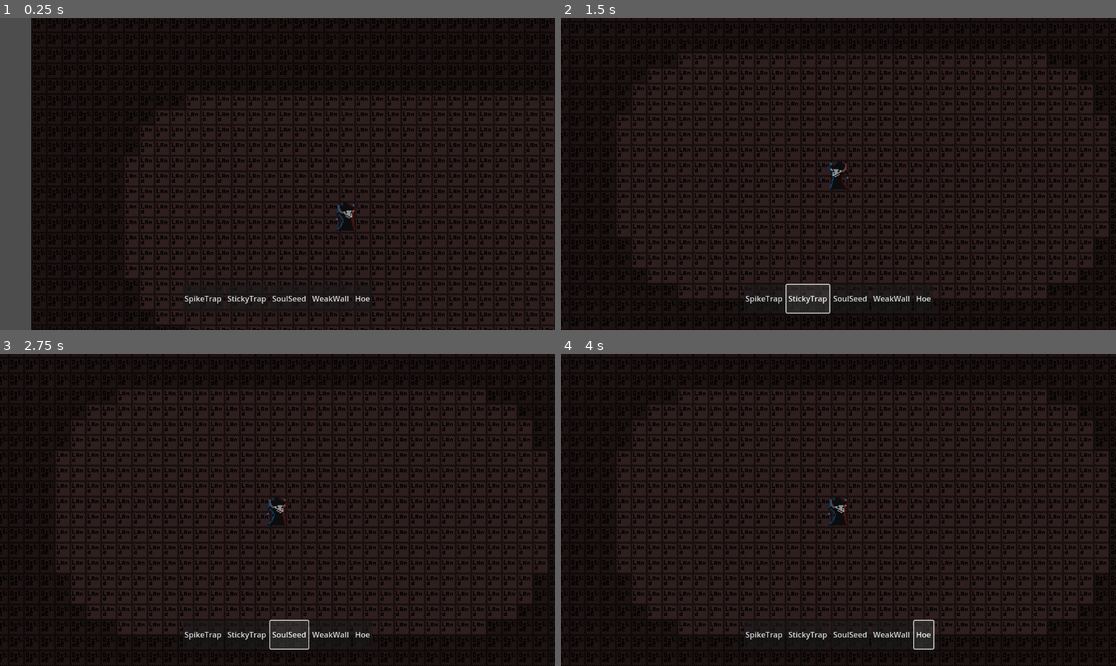
Above: before the commit, frames 1-4 (two rows, left to right).
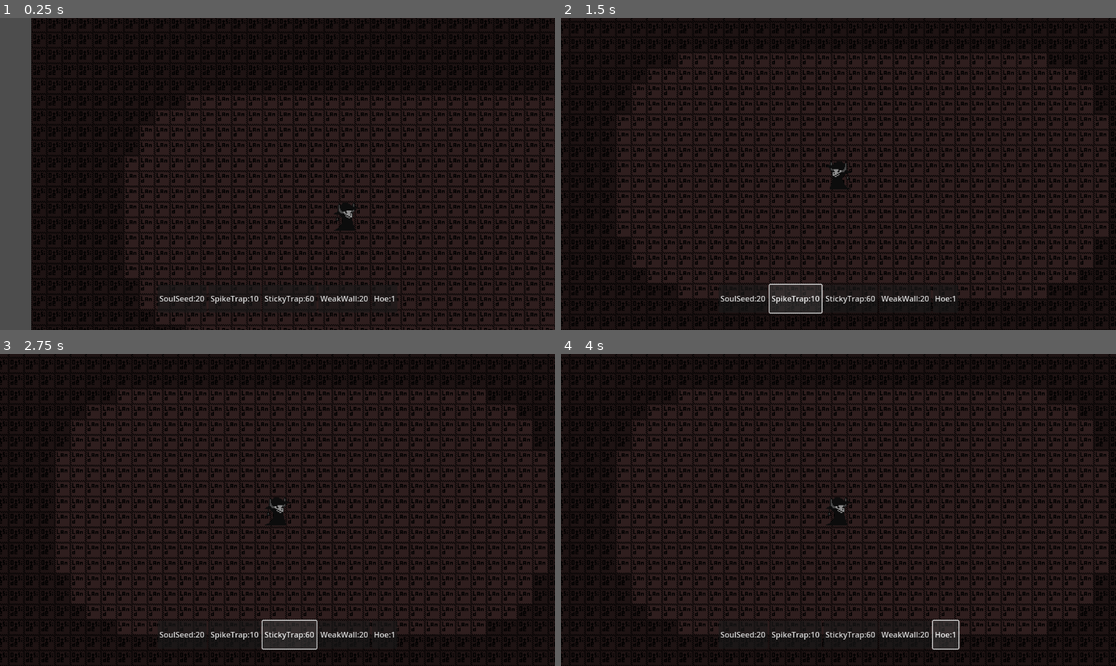
Above: after the commit, the same moments.

Repository: DominicDJC/Soul-Essence
Game: Godot game, scene res://TSCNs/Game/game.tscn
Two runs of this game, one before a commit and one after it. Both use one fixed random seed, a clock stepped at 60 frames per second and the inputs below.
Inputs:
- Up to frame 1 (0.25 s): no input
- Up to frame 2 (1.5 s): click "SpikeTrap" (after the commit: "SoulSeed:20") at 0.5 s; click "StickyTrap" (after the commit: "SpikeTrap:10") at 1.25 s
- Up to frame 3 (2.75 s): click "SoulSeed" (after the commit: "StickyTrap:60") at 2 s
- Up to frame 4 (4 s): click "WeakWall" (after the commit: "WeakWall:20") at 2.75 s; click "Hoe" (after the commit: "Hoe:1") at 3.5 s

The runs differ from the first frame. In frame 1, 0.5% of the frame differs, in the area x 28-72%, y 59-92%; in frame 2, 0.7%; in frame 3, 0.6%; in frame 4, 0.8%, in the area x 28-72%, y 46-95%.

Commit message:
A lot again
Item dropping and picking up,
better inventory system,
etc

Diff:
--- a/Globals/Globals.gd
+++ b/Globals/Globals.gd
@@ -3,41 +3,50 @@
 var itemData = {
 	"SpikeTrap":{
 		"tile":"Spike1",
-		"type":"trap"
+		"type":"trap",
+		"frame":2
 	},
 	"StickyTrap":{
 		"tile":"Sticky",
-		"type":"trap"
+		"type":"trap",
+		"frame":3
 	},
 	"PoisonTrap":{
 		"tile":"Crop3",
-		"type":"trap"
+		"type":"trap",
+		"frame":4
 	},
 	"SoulSeed":{
 		"tile":"SoulStg1",
-		"type":"crop"
+		"type":"crop",
+		"frame":1
 	},
 	"WeakWall":{
 		"tile":"Wall1",
-		"type":"wall"
+		"type":"wall",
+		"frame":5
 	},
 	"AverageWall":{
 		"tile":"Wall2",
-		"type":"wall"
+		"type":"wall",
+		"frame":6
 	},
 	"StrongWall":{
 		"tile":"Wall3",
-		"type":"wall"
+		"type":"wall",
+		"frame":7
 	},
 	"Hoe":{
-		"type":"hoe"
+		"type":"hoe",
+		"frame":0,
+		"unlimited":true
 	}
 }
 
 var blockData = {
 		"Land":{
 			"atlus":Vector2i(0, 0),
-			"breakLayer":0
+			"breakLayer":-1
 			},
 		"Outside":{
 			"atlus":Vector2i(1, 0),
@@ -49,7 +58,8 @@
 		},
 		"SoulStg1":{
 			"atlus":Vector2i(3, 0),
-			"breakLayer":1
+			"breakLayer":1,
+			"drops": "SoulSeed"
 			},
 		"SoulStg2":{
 			"atlus":Vector2i(4, 0),
@@ -57,36 +67,48 @@
 			},
 		"Wall1":{
 			"atlus":Vector2i(0, 1),
-			"breakLayer":0
+			"breakLayer":0,
+			"drops": "Wall1"
 		},
 		"Wall2":{
 			"atlus":Vector2i(1, 1),
-			"breakLayer":0
+			"breakLayer":0,
+			"drops": "Wall2"
 		},
 		"Wall3":{
 			"atlus":Vector2i(2, 1),
-			"breakLayer":0
+			"breakLayer":0,
+			"drops": "Wall3"
 		},
 		"Spike1":{
 			"atlus":Vector2i(0, 2),
-			"breakLayer":0
+			"breakLayer":0,
+			"drops": "SpikeTrap"
 		},
 		"Spike2":{
 			"atlus":Vector2i(1, 2),
-			"breakLayer":0
+			"breakLayer":0,
+			"drops": "SpikeTrap"
 		},
 		"Sticky":{
 			"atlus":Vector2i(2, 2),
-			"breakLayer":0
+			"breakLayer":0,
+			"drops": "StickyTrap"
 		},
 		"Poison":{
 			"atlus":Vector2i(3, 2),
-			"breakLayer":0
+			"breakLayer":0,
+			"drops": "PoisonTrap"
 		}
 	}
 
 func getItemData(item, request := []):
 	var hold = {}
+	if request == ["unlimited"]:
+		if itemData.has(item) and itemData[item].has("unlimited") and itemData[item]["unlimited"]:
+			return true
+		else:
+			return false
 	if itemData.has(item):
 		hold = itemData[item]
 		for i in request:
@@ -124,6 +146,6 @@
 func filterBlockData(key: String, value):
 	var hold = {}
 	for i in blockData.keys():
-		if blockData[i].has(key):
+		if blockData[i].has(key) and blockData[i][key] == value:
 			hold[i] = blockData[i][key]
 	return hold
--- /dev/null
+++ b/TSCNs/DroppedItem/dropped_item.gd
@@ -0,0 +1,32 @@
+extends Sprite2D
+
+var Player := Node2D
+var newFrame = 0
+var item = ""
+var timer = 0.25
+
+func _ready():
+	frame = G.getItemData(item, ["frame"])
+
+func _physics_process(delta):
+	#jump(delta)
+	var playerPosition = Player.position
+	var distanceToPlayer = playerPosition.distance_to(position)
+	var speed = 60 / abs(distanceToPlayer)
+	var angleToPlayer = position.angle_to_point(playerPosition)
+	if distanceToPlayer <= 60:
+		position.x += speed * cos(angleToPlayer)
+		position.y += speed * sin(angleToPlayer)
+	if distanceToPlayer <= 10:
+		Player.Inventory.addItem(item)
+		queue_free()
+
+func jump(delta):
+	if timer > 0.125:
+		position.y -= 1
+	elif timer > 0:
+		position.y += 1
+	if timer > 0:
+		timer -= delta
+	else:
+		timer = 0
--- /dev/null
+++ b/TSCNs/DroppedItem/dropped_item.tscn
@@ -0,0 +1,10 @@
+[gd_scene load_steps=3 format=3 uid="uid://df3yiwwrarusc"]
+
+[ext_resource type="Texture2D" uid="uid://bf43rxpvgurmw" path="res://TileSets/PlaceholderItems.png" id="1_3vefn"]
+[ext_resource type="Script" path="res://TSCNs/DroppedItem/dropped_item.gd" id="2_drtw5"]
+
+[node name="DroppedItem" type="Sprite2D"]
+texture = ExtResource("1_3vefn")
+hframes = 8
+vframes = 8
+script = ExtResource("2_drtw5")
--- /dev/null
+++ b/TSCNs/Game/DroppedItems.gd
@@ -0,0 +1,10 @@
+extends Node2D
+
+@onready var dropped_item = preload("res://TSCNs/DroppedItem/dropped_item.tscn")
+
+func dropItem(item, pos):
+	var newDroppedItem = dropped_item.instantiate()
+	newDroppedItem.Player = $"../Player"
+	newDroppedItem.item = item
+	newDroppedItem.position = pos
+	add_child(newDroppedItem)
--- a/TSCNs/Game/Hotbar.gd
+++ b/TSCNs/Game/Hotbar.gd
@@ -1,10 +1,11 @@
 extends HBoxContainer
 
-@export var Player: Node2D
+@onready var Player = $"../../../Player"
 var selection = 0 : set = setSelection
 
 
 func _physics_process(delta):
+	setText()
 	if Input.is_action_just_pressed("hotbar1"):
 		selection = 0
 	if Input.is_action_just_pressed("hotbar2"):
@@ -15,6 +16,18 @@
 		selection = 3
 	if Input.is_action_just_pressed("hotbar5"):
 		selection = 4
+
+func setText():
+	var hotbar = Player.Inventory.getHotbar()
+	for i in 5:
+		var output: String
+		if hotbar[i] == {}:
+			output = " "
+		else:
+			var item = hotbar[i].keys()[0]
+			var count = hotbar[i][item]
+			output = item + ":" + str(count)
+		get_child(i).text = output
 
 func setSelection(value):
 	selection = value
--- a/TSCNs/Game/TileMap.gd
+++ b/TSCNs/Game/TileMap.gd
@@ -1,8 +1,8 @@
 extends TileMap
 
+@onready var DroppedItems = $"../DroppedItems"
+@onready var Player = $"../Player"
 @export var permaTiles: PackedStringArray
-@export var Player: Node2D
-@export var Hotbar: Control
 var breakLayer = 0
 var lock = false
 
@@ -19,6 +19,7 @@
 		return Vector2i(0, 0)
 
 func placeTile(item, localPosition := get_local_mouse_position()):
+	print(item)
 	var tile: Vector2i = local_to_map(localPosition)
 	var tileType = getTile(tile)
 	if restraintsGood(tile):
@@ -36,6 +37,10 @@
 					match itemType:
 						"trap", "wall":
 							set_cell(0, tile, 2, getTile(itemTile))
+	if tileType != getTile(tile):
+		return true
+	else:
+		return false
 
 func clearTile(localPosition := get_local_mouse_position()):
 	var tile: Vector2i = local_to_map(localPosition)
@@ -49,6 +54,9 @@
 					set_cell(0, tile, 2, getTile("Soil"))
 				0:
 					set_cell(0, tile, 2, getTile("Land"))
+			var drop = G.getBlockData(tileName, ["drops"])
+			if drop != "":
+				DroppedItems.dropItem(drop, localPosition)
 		lock = true
 
 func restraintsGood(tile):
--- a/TSCNs/Game/game.tscn
+++ b/TSCNs/Game/game.tscn
@@ -1,10 +1,10 @@
 [gd_scene load_steps=9 format=3 uid="uid://b27qg1qcvno5j"]
 
 [ext_resource type="Texture2D" uid="uid://divlgkim52vjl" path="res://TileSets/Placeholder.png" id="1_0ecyk"]
-[ext_resource type="Texture2D" uid="uid://b57q3wgfuxhlr" path="res://Textures/NeutralPointLightTexture.webp" id="2_bbq3h"]
 [ext_resource type="Script" path="res://TSCNs/Game/TileMap.gd" id="2_y1ob4"]
 [ext_resource type="PackedScene" uid="uid://cpw6hhec66q6b" path="res://TSCNs/Player/player.tscn" id="3_by06h"]
 [ext_resource type="PackedScene" uid="uid://cu7v2bbrr5x83" path="res://TSCNs/MainCam/maincam.tscn" id="4_t10t1"]
+[ext_resource type="Script" path="res://TSCNs/Game/DroppedItems.gd" id="5_70vqj"]
 [ext_resource type="Script" path="res://TSCNs/Game/Hotbar.gd" id="5_cuxhr"]
 
 [sub_resource type="TileSetAtlasSource" id="TileSetAtlasSource_xnkf3"]
@@ -29,32 +29,19 @@
 [node name="Game" type="Node2D"]
 texture_filter = 1
 
-[node name="WorldMap" type="TileMap" parent="." node_paths=PackedStringArray("Player", "Hotbar")]
+[node name="WorldMap" type="TileMap" parent="."]
 light_mask = 2
 tile_set = SubResource("TileSet_3b54a")
 format = 2
 layer_0/tile_data = PackedInt32Array(0, 65538, 0, 1, 65538, 0, 2, 65538, 0, 3, 65538, 0, 4, 65538, 0, 5, 65538, 0, 6, 6 …(20427 unchanged characters)…
 script = ExtResource("2_y1ob4")
 permaTiles = PackedStringArray("Outside")
-Player = NodePath("../Player")
-Hotbar = NodePath("../CanvasLayer/UI/Hotbar")
-
-[node name="PointLight2D" type="PointLight2D" parent="."]
-position = Vector2(416, 150)
-color = Color(1, 0, 0, 1)
-energy = 16.0
-texture = ExtResource("2_bbq3h")
-texture_scale = 2.0
-
-[node name="PointLight2D2" type="PointLight2D" parent="."]
-position = Vector2(160, 146)
-color = Color(0, 0.509804, 1, 1)
-energy = 16.0
-texture = ExtResource("2_bbq3h")
-texture_scale = 2.0
 
 [node name="MainCam" parent="." node_paths=PackedStringArray("Target") instance=ExtResource("4_t10t1")]
 Target = NodePath("../Player")
+
+[node name="DroppedItems" type="Node2D" parent="."]
+script = ExtResource("5_70vqj")
 
 [node name="Player" parent="." instance=ExtResource("3_by06h")]
 position = Vector2(263, 158)
@@ -70,7 +57,7 @@
 grow_horizontal = 2
 grow_vertical = 2
 
-[node name="Hotbar" type="HBoxContainer" parent="CanvasLayer/UI" node_paths=PackedStringArray("Player")]
+[node name="Hotbar" type="HBoxContainer" parent="CanvasLayer/UI"]
 light_mask = 0
 layout_mode = 1
 anchors_preset = 15
@@ -84,7 +71,6 @@
 grow_vertical = 2
 alignment = 1
 script = ExtResource("5_cuxhr")
-Player = NodePath("../../../Player")
 
 [node name="1" type="Button" parent="CanvasLayer/UI/Hotbar"]
 light_mask = 0
--- /dev/null
+++ b/TSCNs/Player/Inventory.gd
@@ -0,0 +1,57 @@
+extends Node2D
+
+const MAX_INVENTORY_SIZE = 9
+const HOTBAR_SIZE = 5
+var items = []
+
+
+func _ready():
+	prepareInventory([{"SoulSeed":20}, {"SpikeTrap":10}, {"StickyTrap":60}, {"WeakWall":20}, {"Hoe":1}])
+
+func prepareInventory(preset := []):
+	items = preset
+	for i in (MAX_INVENTORY_SIZE + HOTBAR_SIZE - items.size()):
+		items.push_back({})
+
+func getHotbar():
+	var array = []
+	for i in 5:
+		array.push_back(items[i])
+	return array
+
+func getItemByIndex(index):
+	if items[index] != {}:
+		return items[index].keys()[0]
+	else:
+		return ""
+
+
+func addItem(item):
+	var inventorySize = items.size()
+	for i in inventorySize:
+		if items[i].keys()[0] == item:
+			if items[i][item] < 99:
+				items[i] = {item : items[i][item] + 1}
+				return
+	if inventorySize < MAX_INVENTORY_SIZE:
+		for i in inventorySize:
+			if items[i] == {}:
+				items[i] = {item:1}
+				return
+
+func removeItem(item):
+	var inventorySize = items.size()
+	var smallestIndex = 0
+	for i in inventorySize:
+		if items[i].keys()[0] == item:
+			if items[i][item] < items[smallestIndex][item]:
+				smallestIndex = i
+	removeItemByIndex(item, smallestIndex)
+
+func removeItemByIndex(item, index):
+	var key = items[index].keys()[0]
+	if key == item:
+		if items[index][key] > 1:
+			items[index] = {item:items[index][key] - 1}
+		else:
+			items[index] = {}
--- a/TSCNs/Player/player.gd
+++ b/TSCNs/Player/player.gd
@@ -5,24 +5,17 @@
 @onready var Hotbar = $"../CanvasLayer/UI/Hotbar"
 @onready var Item = $"Item Container/Item"
 @onready var Item_Container = $"Item Container"
+@onready var Inventory = $Inventory
 @export var speed = 150
 @export var cameraForward = 40
 var direction: Vector2 = Vector2()
-var inventory = [{"SpikeTrap":99}, {"StickyTrap":60}, {"SoulSeed":40}, {"WeakWall":20}, {"Hoe":1}]
-var hotbar = []
 var selectedItem = ""
 var cooldown = 0.0
 
 
-func _ready():
-	for i in 5:
-		var key = inventory[i].keys()[0]
-		hotbar.push_back(key)
-		Hotbar.get_child(i).text = key
-
 func _physics_process(delta):
 	read_input()
-	selectedItem = hotbar[Hotbar.selection]
+	selectedItem = Inventory.getItemByIndex(Hotbar.selection)
 
 	if Input.is_action_pressed("primary"):
 		Item.primary(selectedItem)
@@ -31,7 +24,8 @@
 
 	if cooldown == 0:
 		if Input.is_action_pressed("primary"):
-			WorldMap.placeTile(selectedItem)
+			if WorldMap.placeTile(selectedItem) and !G.getItemData(selectedItem, ["unlimited"]):
+				Inventory.removeItemByIndex(selectedItem, Hotbar.selection)
 			cooldown = .1
 		if Input.is_action_pressed("secondary"):
 			WorldMap.clearTile()
--- a/TSCNs/Player/player.tscn
+++ b/TSCNs/Player/player.tscn
@@ -1,7 +1,8 @@
-[gd_scene load_steps=6 format=3 uid="uid://cpw6hhec66q6b"]
+[gd_scene load_steps=7 format=3 uid="uid://cpw6hhec66q6b"]
 
 [ext_resource type="Script" path="res://TSCNs/Player/player.gd" id="1_de8k1"]
 [ext_resource type="Texture2D" uid="uid://d1esiokuq1jx8" path="res://Textures/Player/Death.tres" id="2_5ptgu"]
+[ext_resource type="Script" path="res://TSCNs/Player/Inventory.gd" id="2_mj8ug"]
 [ext_resource type="Texture2D" uid="uid://bf43rxpvgurmw" path="res://TileSets/PlaceholderItems.png" id="3_ldcqh"]
 [ext_resource type="Script" path="res://TSCNs/Player/Item.gd" id="4_oi6ac"]
 
@@ -12,6 +13,9 @@
 [node name="Player" type="CharacterBody2D"]
 motion_mode = 1
 script = ExtResource("1_de8k1")
+
+[node name="Inventory" type="Node2D" parent="."]
+script = ExtResource("2_mj8ug")
 
 [node name="PlayerCollision" type="CollisionShape2D" parent="."]
 shape = SubResource("CapsuleShape2D_kda36")
@@ -26,7 +30,7 @@
 position = Vector2(3, 8)
 texture = ExtResource("3_ldcqh")
 centered = false
-offset = Vector2(0, -32)
-hframes = 4
-vframes = 4
+offset = Vector2(0, -16)
+hframes = 8
+vframes = 8
 script = ExtResource("4_oi6ac")
Binary file changed: TileSets/PlaceholderItems.png
